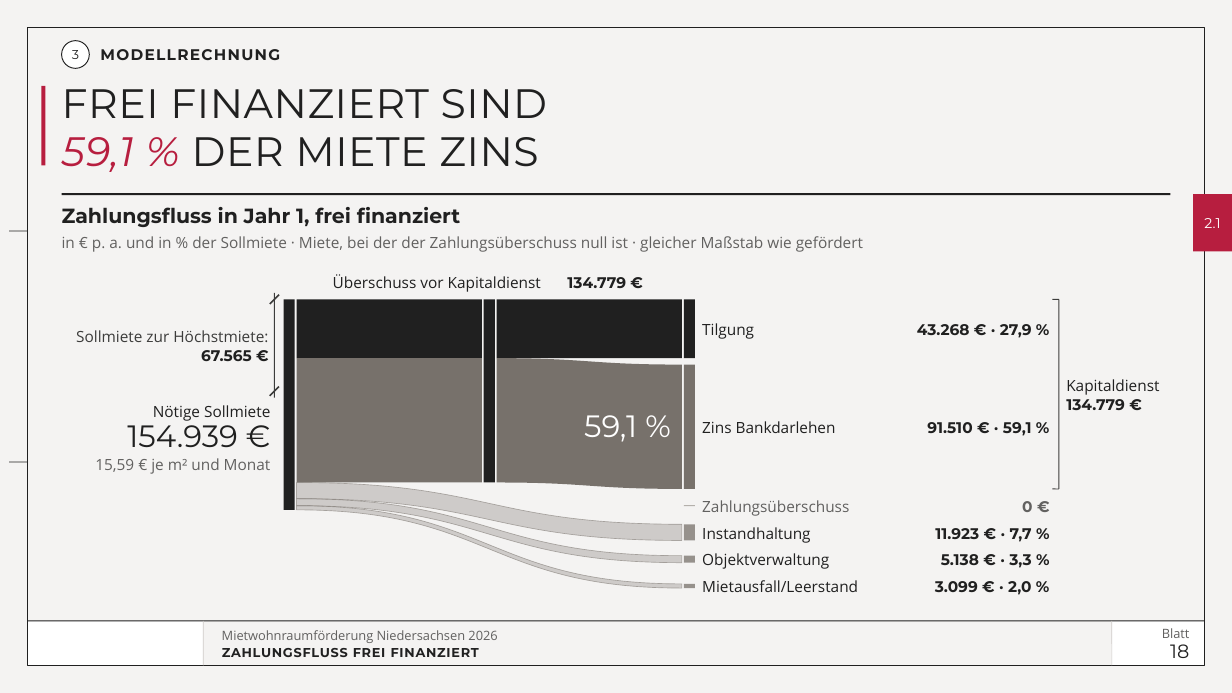
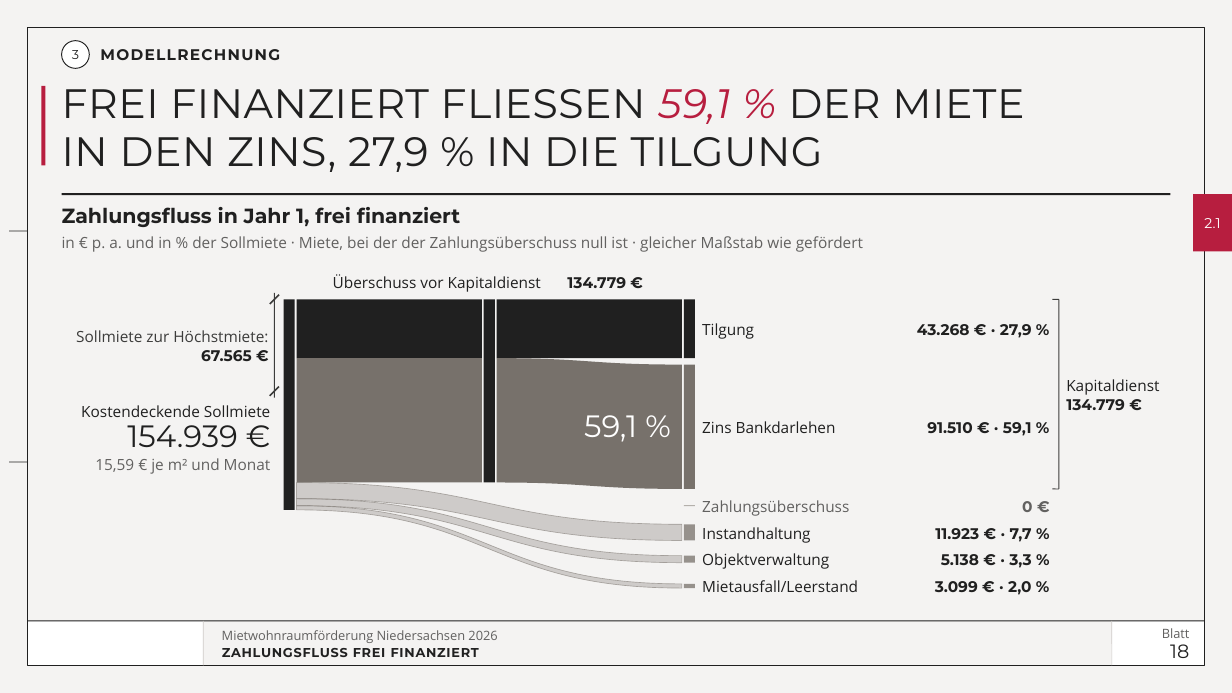
Before and after one commit to vgedaschko/NBank, a slide deck: slide 18 of praesentation/dist/PGN-Mietwohnraumfoerderung-Niedersachsen-2026-Vortrag.pptx. Drawn at 1232x693 pixels with LibreOffice and Linux fonts; fonts in the diff are those of the drawing; background and template pictures are left out. Boxes give left, top, right and bottom in pixels: in the first picture for what was removed or moved away, otherwise in the second. Text is boxed around its words. In the diff, an @@ line names an element or a change of style, - is before the commit and + after.

```diff
--- a/praesentation/dist/PGN-Mietwohnraumfoerderung-Niedersachsen-2026-Vortrag.pptx
+++ b/praesentation/dist/PGN-Mietwohnraumfoerderung-Niedersachsen-2026-Vortrag.pptx
@@ title at <box>62,89,1024,172</box>: text changed @@
-FREI FINANZIERT SIND
-59,1 % DER MIETE ZINS
+FREI FINANZIERT FLIESSEN 59,1 % DER MIETE
+IN DEN ZINS, 27,9 % IN DIE TILGUNG
@@ text at <box>81,405,270,417</box>: text changed @@
-Nötige Sollmiete
+Kostendeckende Sollmiete
```
Also in this commit, not shown: 11 other slides changed, 20 other files.
